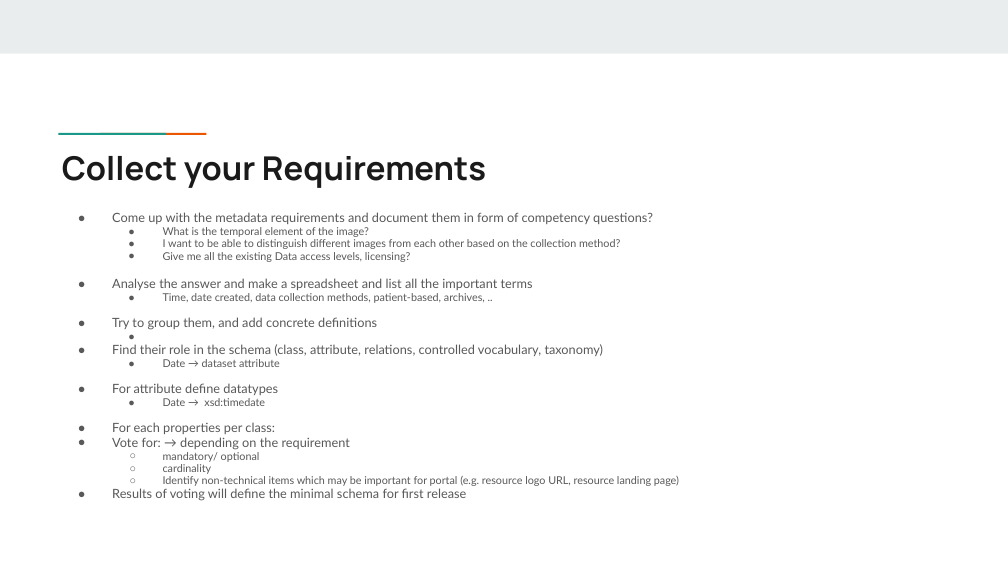
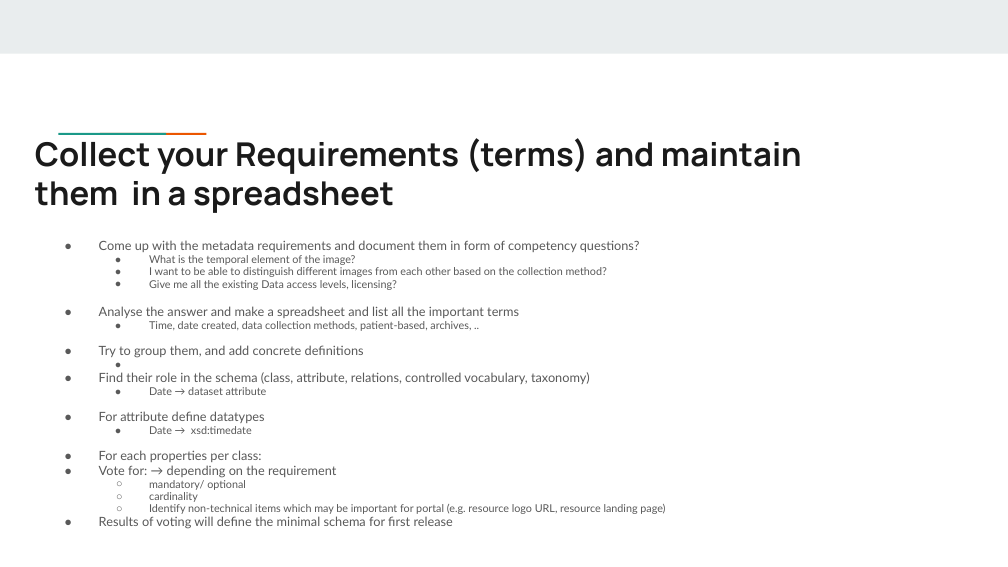
Before and after one commit to Health-RI/health-ri-metadata, a slide deck: slide 20 of Presentations/[DRAFT]HRI_Metadata_Schema_ImagingGroup_KickOff.pptx. Drawn at 1008x567 pixels with LibreOffice and Linux fonts; fonts in the diff are those of the drawing. Boxes give left, top, right and bottom in pixels: in the first picture for what was removed or moved away, otherwise in the second. Text is boxed around its words. In the diff, an @@ line names an element or a change of style, - is before the commit and + after.

```diff
--- a/Presentations/[DRAFT]HRI_Metadata_Schema_ImagingGroup_KickOff.pptx
+++ b/Presentations/[DRAFT]HRI_Metadata_Schema_ImagingGroup_KickOff.pptx
@@ title at <box>35,138,802,213</box>: text changed @@
-Collect your Requirements
+Collect your Requirements (terms) and maintain them in a spreadsheet
@@ text "Come up with the metadata ...": place and size @@
-text "Come up with the metadata ..." at <box>112,212,679,501</box>
+text "Come up with the metadata ..." at <box>99,240,665,529</box>
```
Also in this commit, not shown: 2 other slides changed.
